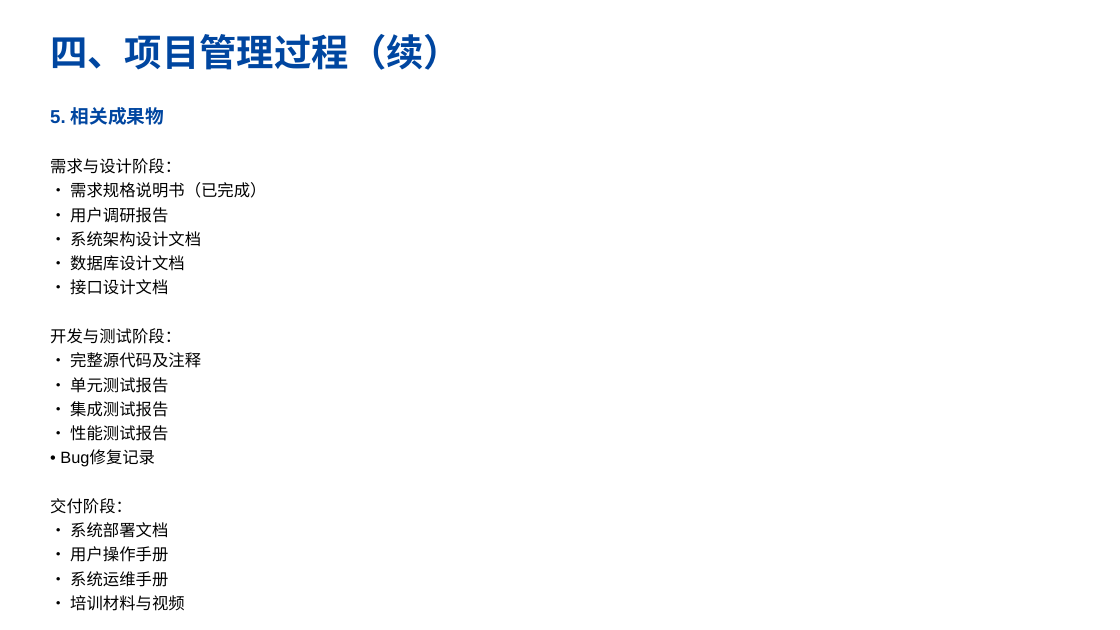
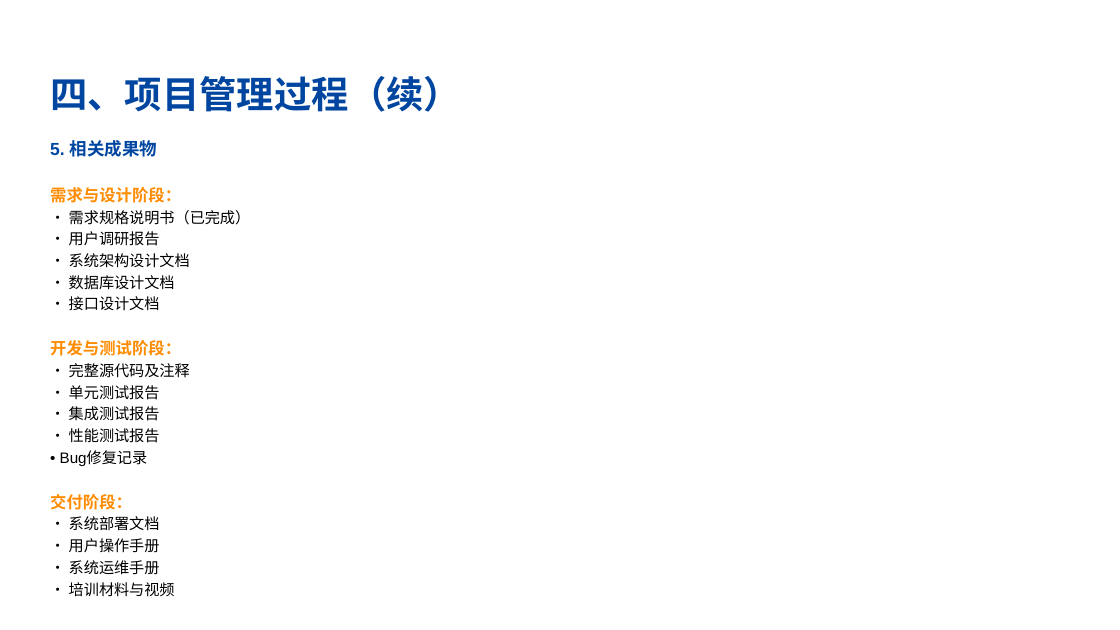
Before and after one commit to ctrlaomao/bjstarfish, a slide deck: slide 8 of report_ppt/融合.pptx. Drawn at 1120x630 pixels with LibreOffice and Linux fonts; fonts in the diff are those of the drawing; background and template pictures are left out. Boxes give left, top, right and bottom in pixels: in the first picture for what was removed or moved away, otherwise in the second. Text is boxed around its words. In the diff, an @@ line names an element or a change of style, - is before the commit and + after.

```diff
--- a/report_ppt/融合.pptx
+++ b/report_ppt/融合.pptx
@@ text "四、项目管理过程（续）": place and size @@
-text "四、项目管理过程（续）" at [50, 34, 461, 70]
+text "四、项目管理过程（续）" at [50, 76, 461, 112]
@@ text "5. 相关成果物": place and size @@
-text "5. 相关成果物" at [50, 107, 266, 587]
+text "5. 相关成果物" at [50, 140, 251, 597]
@@ text "5. 相关成果物" at [50, 140, 251, 597]: size 16 to 15 pt in "5. 相关成果物"; text colour #000000 to #FF8C00, bold on in "需求与设计阶段：", "开发与测试阶段：", "交付阶段："; size 14 to 13 pt in "• 需求规格说明书（已完成）", "• 用户调研报告", "• 系统架构设计文档", "• 数据库设计文档" and 10 more places; less space between paragraphs @@
```
Also in this commit, not shown: 15 other slides changed, 1 other file.
